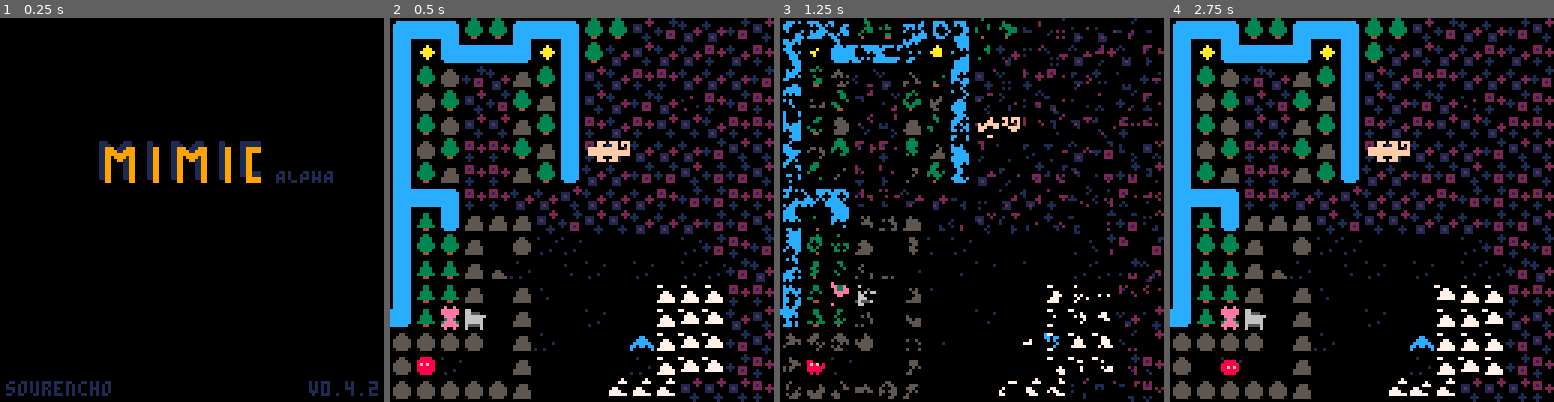
Above: before the commit, frames 1-4 (left to right).
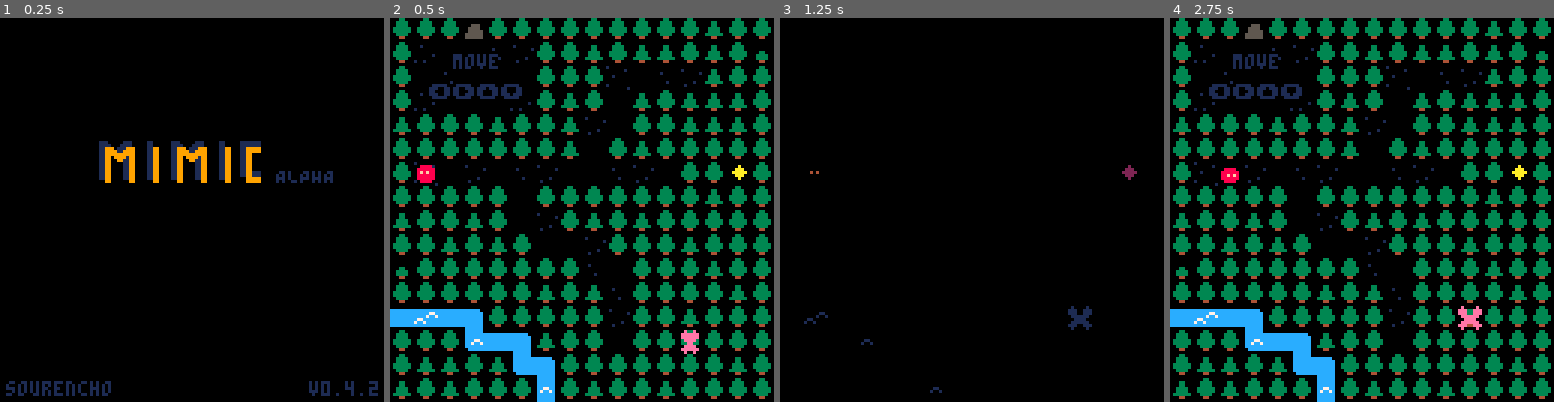
Above: after the commit, the same moments.

Repository: sourencho/mimic
Game: PICO-8 cartridge mimic.p8
The game is run twice, just before and just after one commit, with the same random seed, the same clock (stepped at 60 frames per second) and the same inputs.
Inputs:
- Up to frame 1 (0.25 s): no input
- Up to frame 2 (0.5 s): tap X (X key) at 0.33 s
- Up to frame 3 (1.25 s): tap O (Z key) at 0.7 s; tap X (X key) at 1.07 s
- Up to frame 4 (2.75 s): hold Right 1.6-2.1 s; tap O (Z key) at 1.7, 2.1, 2.5 s; tap X (X key) at 1.85 s; hold Up 2.15-2.42 s; hold Right from 2.47 s (still down)

Frame 1 is identical in both runs. In frame 2, 49% of the frame differs, in the area x 0-100%, y 0-100%; in frame 3, 16%; in frame 4, 49%.

Commit message:
Switch restart level effect to fade

Diff:
--- a/mimic.p8
+++ b/mimic.p8
@@ -9,8 +9,8 @@
 -- DATA
 
 -- SETTINGS
-start_level = 14
-level_count = 15
+start_level = 0
+level_count = 14
 skip_levels = {3, 5, 6, 8}
 skip_tutorial = true
 
@@ -109,6 +109,7 @@
     level_end_tick = 0,
     pause_count = 0, -- the amount of ticks to pause the game
     restart_level = false,
+    state_change_tick = 0,
 }
 
 -- TUTORIAL
@@ -854,7 +855,7 @@
     end
     if (btnp(5)) then
         if game.state == "splash" then
-            game.state = "tutorial"
+            change_state("tutorial")
         elseif game.state == "tutorial" and tutorial_skippable then
             change_level = start_level
             particles={}
@@ -1787,6 +1788,11 @@
     return true
 end
 
+function change_state(s)
+    game.state = s
+    game.change_state_tick = game.tick
+end
+
 function _update()
     -- pre update
     increment_tick()
@@ -1802,7 +1808,7 @@
     elseif game.state == "level_splash" then
         if (game.tick - game.level_end_tick > 50) game.state = "play"
     elseif game.state == "restart" then
-        if (game.tick - game.level_end_tick > 20) game.state = "play"
+        if (game.tick - game.level_end_tick > 18) game.state = "play"
     elseif game.state == "play" then
         update_play()
     elseif game.state == "won" then
@@ -1844,7 +1850,7 @@
     -- check win
     if change_level == level_count then
         sfx(11)
-        game.state = "won"
+        change_state("won")
         particles={}
         return
     end
@@ -1854,13 +1860,13 @@
         init_level(game.level)
         game.restart_level = false
         particles={}
-        game.state = "restart"
+        change_state("restart")
         return
     end
 
     if change_level != game.level then
         init_level(change_level)
-        game.state = "level_splash"
+        change_state("level_splash")
         return
     end
 
@@ -1911,8 +1917,16 @@
 end
 
 function draw_restart()
-    for i=0,800 do
-        circfill(rnd(128), rnd(128), 1, rnd(1))
+    -- trasevol_dog fade
+    drk={[0]=0,0,1,1,2,1,5,6,2,4,9,3,1,1,8,10}
+    for k=0,(game.tick - game.change_state_tick)/2 do
+        for c=0,15 do
+            cc=c
+            for i=0,k do
+                cc=drk[cc]
+            end
+            pal(c,cc,1)
+        end
     end
 end
 
@@ -2188,7 +2202,7 @@
 0000000000000000000306020604000008000000000000000003060206000000000000000000000000020201000000000000000000000000000200000000000008101060606060020202020202028080040424404040400202020202020080800101214040404002020202020202808010101040404040020202020208088080
 0808080808080808080808080808080802020202020000000800000000000000020202020000000000000000000000000202020200000000000000000000000000000000000000000000000000000000000000000000000000000000000000000000000000000000000000000000000000000000000000000000000000000000
 __map__
-6060605160606060606060606061606000000000000000000000000000000000000000000000000000000000000000000000000000000000000000000000000060616162606060606060606060616060000000000000000000000000000000006057616061616060606061616060606100000000000000000000000000000000
+6060605160606060606060606061606000000000000000000000000000000000414141414141414141414141414141410000000000000000000000000000000060616162606060606060606060616060000000000000000000000000000000006057616061616060606061616060606100000000000000000000000000000000
 607141417042606061606161606160620000000000000000000000000000000041714161626161704141704141414241000000000000000000000000000000006060616060606060606162606260606000000000000000000000000000000000617b616141724140414172414160616100000000000000000000000000000000
 60417041414160606072417042616060000000000000000000000000000000004141604748784961714141414141414100000000000000000000000000000000484c6062606160616260606060606060000000000000000000000000000000006057604141414170414141414142616100000000000000000000000000000000
 6071414141716061604161606161616000000000000000000000000000000000716062574070674960414141414141700000000000000000000000000000000051576060604060606060606051606060000001000000000000000000000000006157614171414141417141414141416000000000000000004100000000000000
